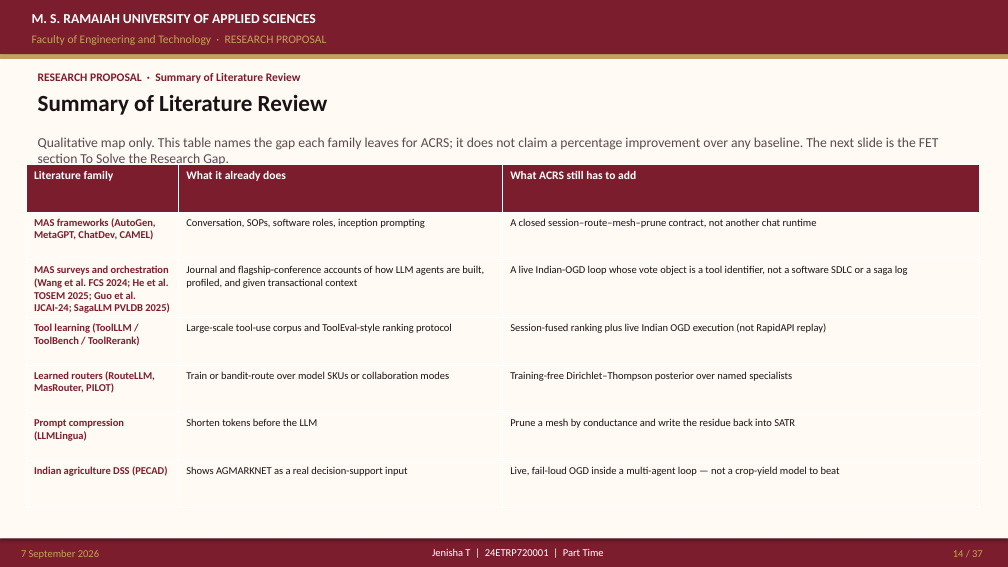
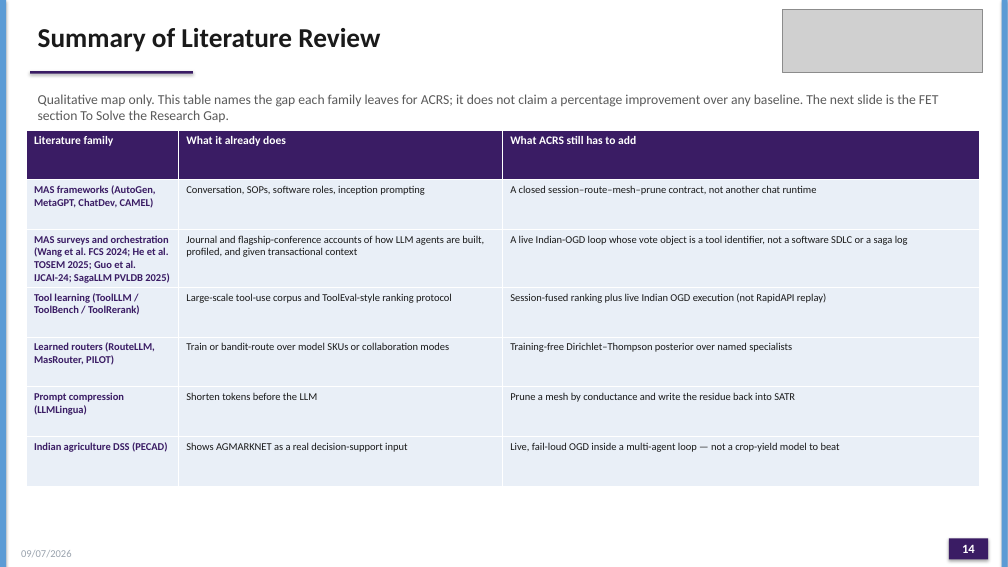
Before and after one commit to joyjeni/phd-agentic-ai-master, a slide deck: slide 14 of ACRS_PhD_Proposal_JenishaT_24ETRP720001.pptx. Drawn at 1008x567 pixels with LibreOffice and Linux fonts; fonts in the diff are those of the drawing; grey boxes stand for pictures. Boxes give left, top, right and bottom in pixels: in the first picture for what was removed or moved away, otherwise in the second. Text is boxed around its words. In the diff, an @@ line names an element or a change of style, - is before the commit and + after.

```diff
--- a/ACRS_PhD_Proposal_JenishaT_24ETRP720001.pptx
+++ b/ACRS_PhD_Proposal_JenishaT_24ETRP720001.pptx
@@ rectangle removed at (x1=0, y1=0, x2=1008, y2=54) @@
@@ rectangle added at (x1=0, y1=0, x2=6, y2=567), fill #5B9BD5 @@
@@ text "Summary of Literature Review" moved from (x1=38, y1=95, x2=327, y2=115) to (x1=38, y1=28, x2=380, y2=52) @@
@@ text "Summary of Literature Review" at (x1=38, y1=28, x2=380, y2=52): size 22 to 26 pt, text colour #1A1214 to #1A1A1A @@
@@ text removed at (x1=32, y1=14, x2=316, y2=23) @@
-M. S. RAMAIAH UNIVERSITY OF APPLIED SCIENCES
@@ picture added at (x1=783, y1=9, x2=983, y2=73) @@
@@ rectangle added at (x1=1002, y1=0, x2=1008, y2=567), fill #5B9BD5 @@
@@ rectangle removed at (x1=0, y1=54, x2=1008, y2=59) @@
@@ rectangle removed at (x1=0, y1=59, x2=1008, y2=538) @@
@@ text removed at (x1=32, y1=35, x2=326, y2=45) @@
-Faculty of Engineering and Technology · RESEARCH PROPOSAL
@@ text "Qualitative map only. This table ..." moved from (x1=38, y1=137, x2=939, y2=168) to (x1=38, y1=94, x2=939, y2=122) @@
@@ text "Qualitative map only. This table ..." at (x1=38, y1=94, x2=939, y2=122): text colour #5C4A4E to #5A5A5A @@
@@ rectangle added at (x1=30, y1=71, x2=193, y2=74), fill #3A1C64 @@
@@ text removed at (x1=38, y1=73, x2=301, y2=83) @@
-RESEARCH PROPOSAL · Summary of Literature Review
@@ table at (x1=26, y1=130, x2=979, y2=478) @@
@@ fill #7C1D2E to #3A1C64 in row 1 @@
@@ fill #FFFAF3 to #E9EFF7 in 18 cells @@
@@ text colour #7C1D2E to #3A1C64 in "MAS frameworks (AutoGen, MetaGPT, ChatDev, CAMEL)", "MAS surveys and orchestration (Wang et al. ...", "Tool learning (ToolLLM / ToolBench / ToolRerank)", "Learned routers (RouteLLM, MasRouter, PILOT)" and 2 more places @@
@@ text colour #1A1214 to #1A1A1A in "Conversation, SOPs, software roles, inception prompting", "A closed session–route–mesh–prune contract, not another chat ...", "Journal and flagship-conference accounts of how LLM ...", "A live Indian-OGD loop whose vote object ..." and 8 more places @@
@@ table resized from (x1=26, y1=165, x2=979, y2=498) to (x1=26, y1=130, x2=979, y2=478) @@
@@ rectangle removed at (x1=0, y1=538, x2=1008, y2=567) @@
@@ rectangle added at (x1=949, y1=538, x2=988, y2=560), fill #3A1C64 @@
@@ text at (x1=21, y1=550, x2=72, y2=557): text changed; text colour #C4A35A to #9AA3AE @@
-7 September 2026
+09/07/2026
@@ text removed at (x1=432, y1=548, x2=604, y2=556) @@
-Jenisha T | 24ETRP720001 | Part Time
@@ page number at (x1=962, y1=545, x2=975, y2=553): text changed; size 10 to 12 pt; text colour #C4A35A to #FFFFFF; bold on @@
-14 / 37
+14
```
Also in this commit, not shown: 36 other slides changed, 41 other files.
